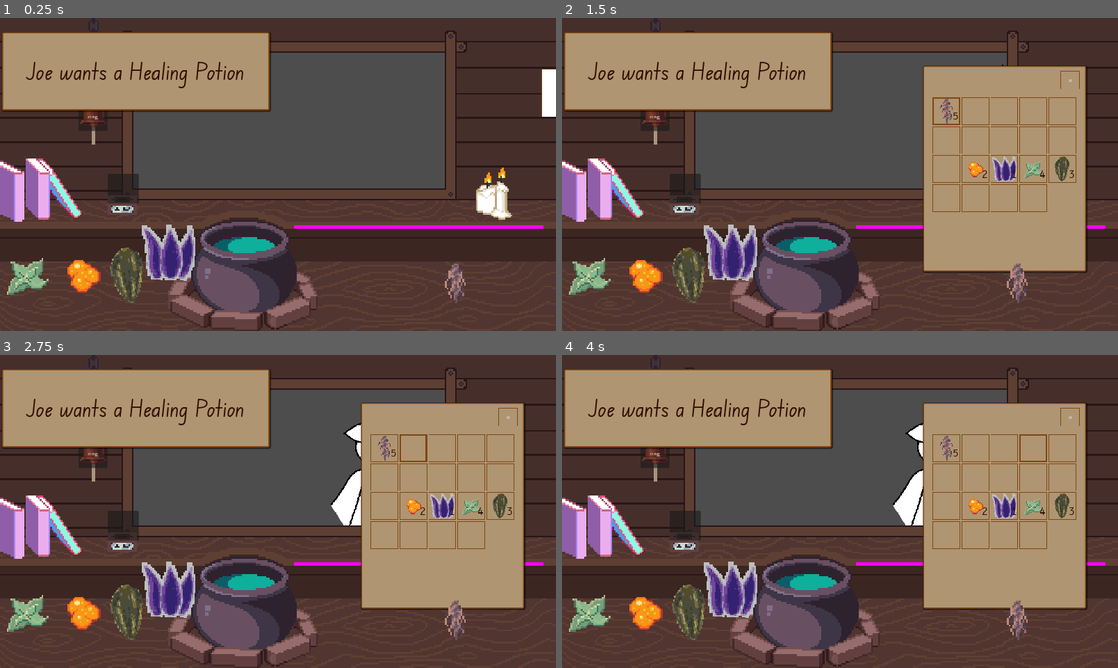
Above: before the commit, frames 1-4 (two rows, left to right).
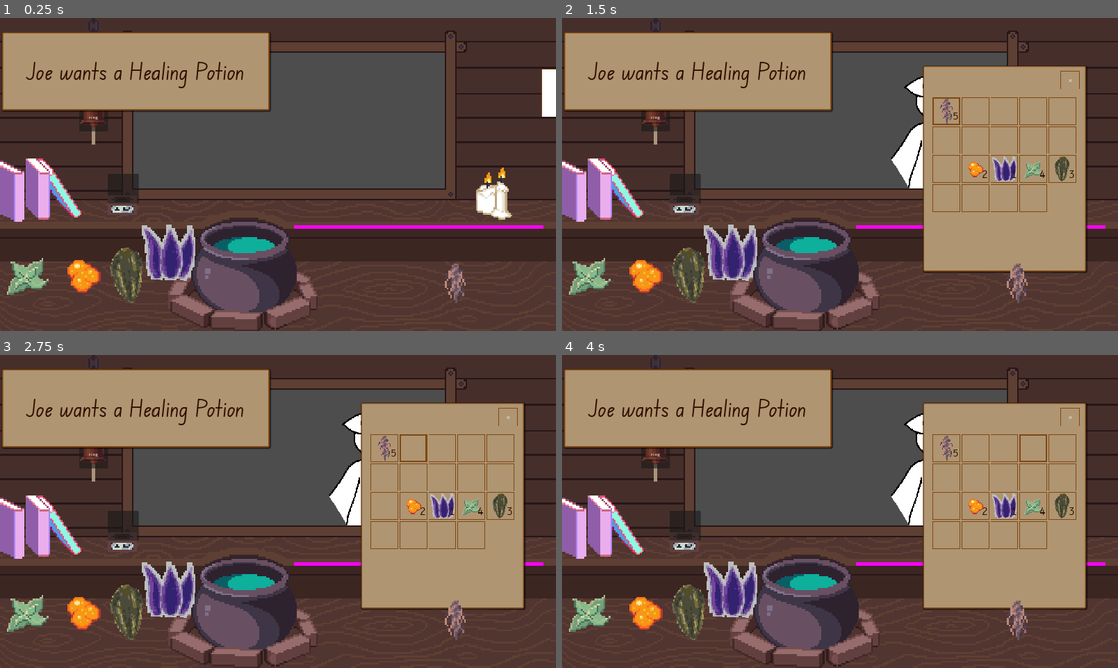
Above: after the commit, the same moments.

Repository: HuskyGameDev/2024s-team3
Game: Godot game, scene res://Scenes/Screens/Main.tscn
Same seed, same stepped clock (60 frames per second), same inputs: the game is played once before the commit and once after it.
Inputs (mouse positions are in pixels of both pictures, inside the frame that each line leads up to):
- Up to frame 1 (0.25 s): no input
- Up to frame 2 (1.5 s): click (1112, 93) at 0.5 s; click (945, 111) at 1.25 s
- Up to frame 3 (2.75 s): click (411, 448) at 2 s
- Up to frame 4 (4 s): click (1006, 448) at 2.75 s; click (1034, 448) at 3.5 s

The runs differ from the first frame. In frame 1, less than 0.1% of the frame differs, in the area x 14-20%, y 30-37%; in frame 2, 1.1%, in the area x 14-80%, y 14-55%; in frame 3, 0.6%; in frame 4, 0.6%.

Commit message:
One after another
Pedestal still needs polishing tho. Give a customer a healing potion by putting it on the pedestal and ringing the bell. They will swiftly move in and out now.

Diff:
--- a/Scenes/Screens/Main.tscn
+++ b/Scenes/Screens/Main.tscn
@@ -165,10 +165,10 @@
 
 [node name="ringBell" type="Button" parent="."]
 custom_minimum_size = Vector2(100, 100)
-offset_left = 271.0
-offset_top = 290.0
-offset_right = 371.0
-offset_bottom = 390.0
+offset_left = 273.0
+offset_top = 292.0
+offset_right = 373.0
+offset_bottom = 392.0
 toggle_mode = true
 text = "ring"
 script = ExtResource("13_klo3p")
--- a/Scripts/customer.gd
+++ b/Scripts/customer.gd
@@ -1,7 +1,7 @@
 extends Sprite2D
 # creates generic customers
 
-var potionsRecieved: Array[String] = [] # Add potion recieved to an array for storage, can combine or add to one main array in the future to keep track of all potions
+#var potionsRecieved: Array[String] = [] # Add potion recieved to an array for storage, can combine or add to one main array in the future to keep track of all potions
 var data:Customer
 
 func _setup(customerData: Customer):
--- a/Scripts/spawnCustomers.gd
+++ b/Scripts/spawnCustomers.gd
@@ -15,19 +15,20 @@
 var customerNames:Array[String] = []
 var customerSprites:Array[Texture2D] = []
 var currentCustomer
-var dupWalkSpeed
 var order
 
-var customerStartLocation = (Vector2(1200,50))
-var customerEndLocation = (Vector2(800,50))
-var customerWalkOutLocation = (Vector2(-700,50))
+var outWalkSpeed # start walking out from a standstill but not with constant acceleration, change speed when walking out
+const customerStartLocation = (Vector2(1200,200))
+var customerEndLocation = (Vector2(400,60))
+var customerWalkOutLocation = (Vector2(-650, 150))
 
 var sizeOfCustomers = 3
 var t = 0.0 # interpolation t walk value for the x direction
-#var y = 0.0 # interpolation t up and down walk value for the y direction
+var o = 0.0
 
 signal orderToBell
 var walkOut
+
 
 # Called when the node enters the scene tree for the first time.
 func _ready():
@@ -54,11 +55,15 @@
 
 func spawn_customer():
 	# instatiate a customer scene
+	#print("start location is: ", customerStartLocation, " end is: ", customerEndLocation, " Walk out is: ", customerWalkOutLocation)
+
 	walkOut = false
 	currentCustomer = customerScene.instantiate()
 	currentCustomer.set_sprite(customerSprites[randi() % customerSprites.size()]) # set customer's sprite randomly
 	currentCustomer.position = customerStartLocation
 	add_child(currentCustomer) # add new customer to the main scene so you can see it
+
+	print("valid cust? ",is_instance_valid(currentCustomer))
 
 	# set up the customer's data
 	custArray[0].customerName = customerNames[randi() % customerNames.size()] # set customer's name randomly
@@ -75,54 +80,44 @@
 	order = currentCustomer.data.order.name
 	orderToBell.emit(order)
 
-	dupWalkSpeed = currentCustomer.data.walkSpeed/2
-
-
-func _physics_process(delta): # testing a small movement without animating it, copium
-	# x
-	if(t < 1.7 && !walkOut):
-		t += (delta * (currentCustomer.data.walkSpeed) )
-		#print(t)
-		currentCustomer.position = customerStartLocation.lerp(customerEndLocation, t)
-
-	# y slow down walk at the end, and move in y direction
-	elif !walkOut:
-		customerEndLocation.y += 1
-		if(currentCustomer.data.walkSpeed > 1 ):
-			currentCustomer.data.walkSpeed -= .1
-
-		t += (delta * (currentCustomer.data.walkSpeed) )
-		#print(t)
-		currentCustomer.position = customerStartLocation.lerp(customerEndLocation, t)
-
-	if (t >= 2 || t < 0 && !walkOut):
-		set_physics_process(false)
-		currentCustomer.data.walkSpeed = currentCustomer.data.walkSpeed / 60
-		t = 0
+	outWalkSpeed = currentCustomer.data.walkSpeed / 80
+	print("outwalkspeed is: ", outWalkSpeed)
 
 
 # Called every frame. 'delta' is the elapsed time since the previous frame.
-func _process(delta):# this didnt work in _physics_process? so here for now
+func _process(delta):
+	# x
+	if(!walkOut): # walk in
+		if(t < 1):
+			t += (delta * (currentCustomer.data.walkSpeed))
+			#print(t)
+			currentCustomer.position = customerStartLocation.lerp(customerEndLocation, t)
+
+		#=================================================# w / o
 	# x
 	if(walkOut):
-		if(t < 1.7):
-			t += (delta * (currentCustomer.data.walkSpeed+.05) )
+		#print("o at walkouit is: ", o)
+		if(o < 1 ):
+			o += (delta * (outWalkSpeed) )
+			if(outWalkSpeed < 2): # slower, interpole was too fast
+				outWalkSpeed += .005
 			#print(t)
-			currentCustomer.position = currentCustomer.position.lerp(customerWalkOutLocation, t)
+			currentCustomer.position = customerEndLocation.lerp(customerWalkOutLocation, o) # careful child and parent coordinate issues
 
-	if(currentCustomer.position.x <= customerWalkOutLocation.x && walkOut):
-		walkOut = false
-		t = 0
-		print("stop")
-		nextCust()
+		if(o >= 1):
+			nextCust()
+
 
 func _on_ring_bell_correct_go_to_cust_spawner(): # code gets here when there is a correct order
 	print(currentCustomer.data.customerName, " recieved a ",  order)
 	walkOut = true
+	o = 0 # need a reset
 
 #func wait(seconds: float) -> void:
 	#await get_tree().create_timer(seconds).timeout
 
 func nextCust():
 	currentCustomer.queue_free()
+	t = 0
+	o = 0
 	spawn_customer()
